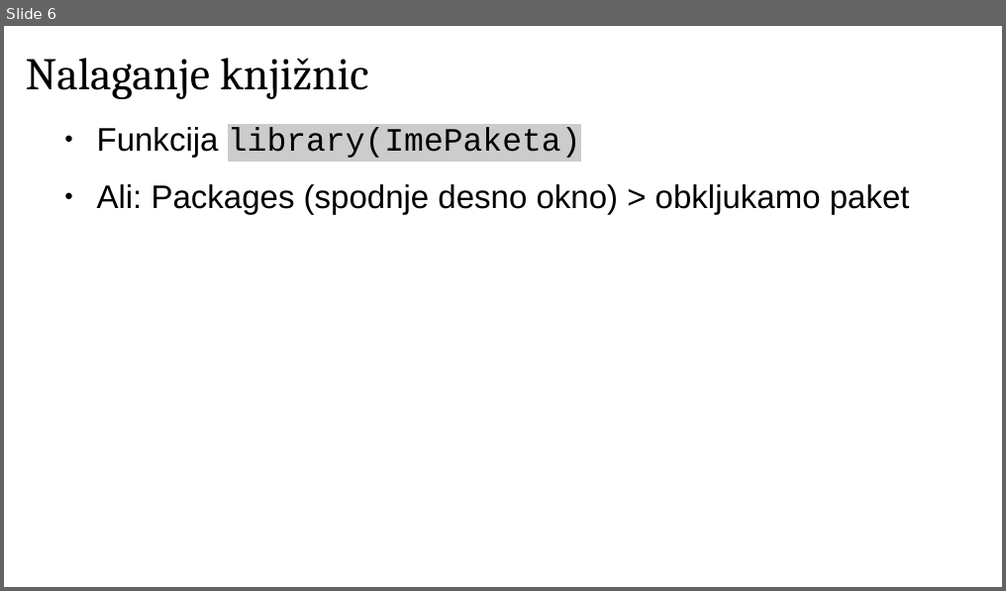
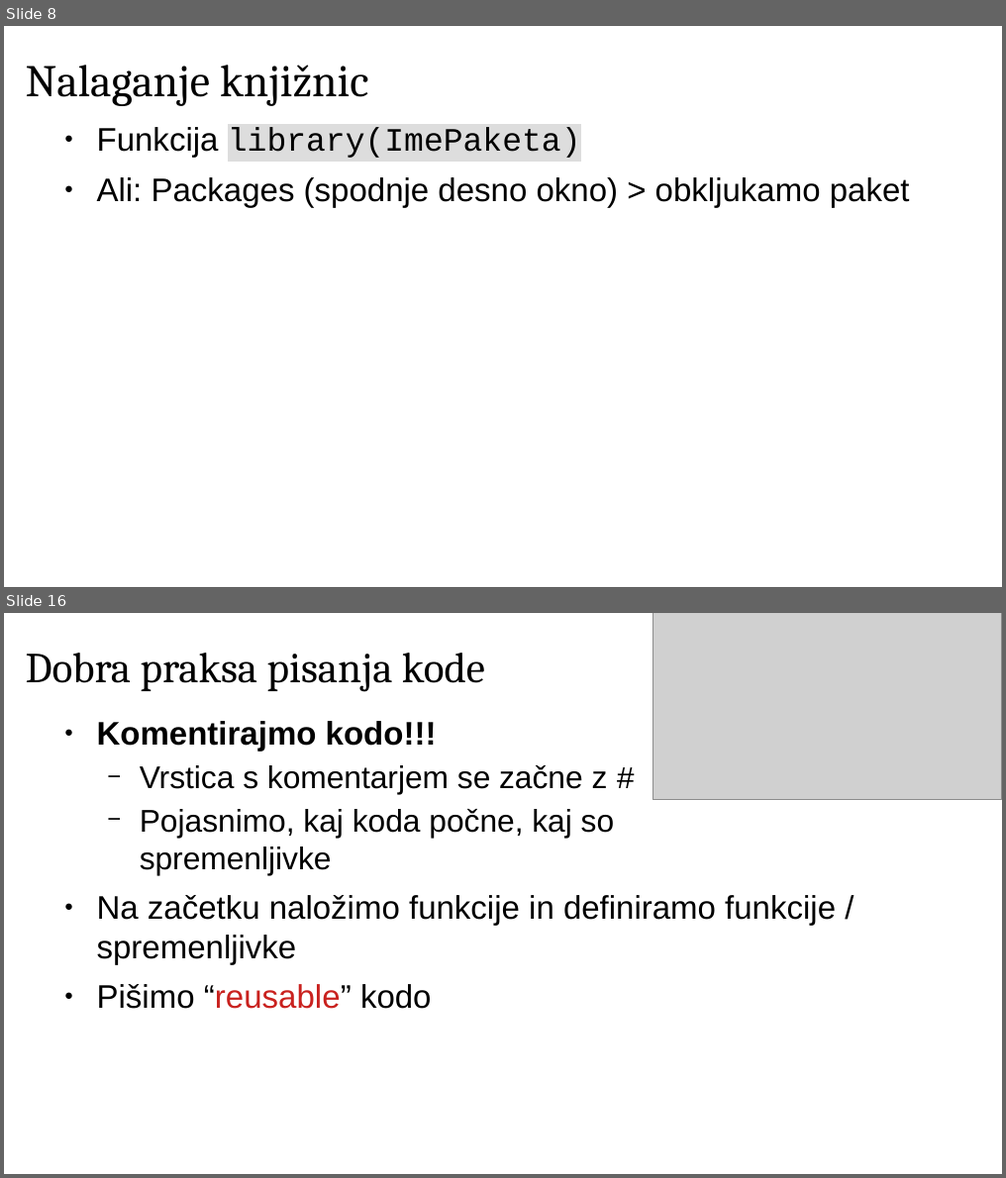
Before and after one commit to janaobsteter/Genotype_CODES, a slide deck: IT_Rtecaj.odp. Shown one above the other, each under a label of ours: slide 6 before the commit, slides 8 and 16 after it; the slides between them are not shown. The pictures are 1006x591 and 1006x1178 pixels, drawn with LibreOffice and Linux fonts; fonts in the diff are those of the drawing; grey boxes stand for pictures. Boxes give left, top, right and bottom in pixels: in the first picture for what was removed or moved away, otherwise in the second. Text is boxed around its words. In the diff, an @@ line names an element or a change of style, - is before the commit and + after.

```diff
--- a/IT_Rtecaj.odp
+++ b/IT_Rtecaj.odp
@@ slide 16 added at [4,613,1002,1174], background #FFFFFF @@
@@ picture added at [653,613,1002,799] @@
@@ title added at [26,653,485,692], 34 pt, text #000000 @@
+Dobra praksa pisanja kode
@@ text added at [97,721,836,1009], 26 pt, text #000000 @@
+● Komentirajmo kodo!!!
+  − Vrstica s komentarjem se začne z #
+  − Pojasnimo, kaj koda počne, kaj so
+    spremenljivke
+● Na začetku naložimo funkcije in definiramo funkcije / spremenljivke
+● Pišimo “reusable” kodo
@@ what was slide 6 is now slide 8 @@
@@ slide 8 changed as well @@
@@ title "Nalaganje knjižnic": place and size @@
-title "Nalaganje knjižnic" at [26,58,368,99]
+title "Nalaganje knjižnic" at [26,65,368,106]
@@ text "Funkcija library(ImePaketa)" at [97,127,910,207]: highlight #CCCCCC to #DDDDDD in "library(ImePaketa)"; less space between paragraphs @@
```
Also in this commit, not shown: 3 other slides changed, 11 other slides added, 1 slide removed, 2 other files.
